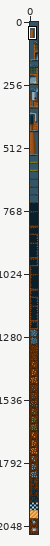
Two states of a sprite sheet, _res/tiles.png. The first picture is a wide view before the edit; the outline marks the close-up.
Close-up. Old version:
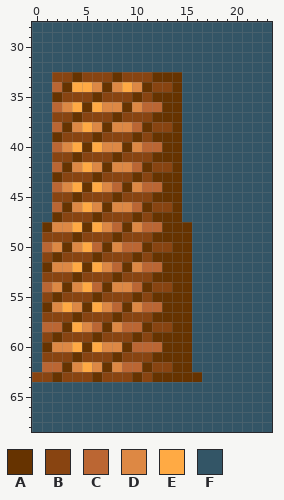
The file is 32x2080 pixels. Shown: x 0..23, y 28..68. The commit also changed other parts of the picture, which this record leaves out.
Palette (. is transparent): A #663300  B #884411  C #bb6633  D #dd8844  E #ffaa44  F #335566
New version:
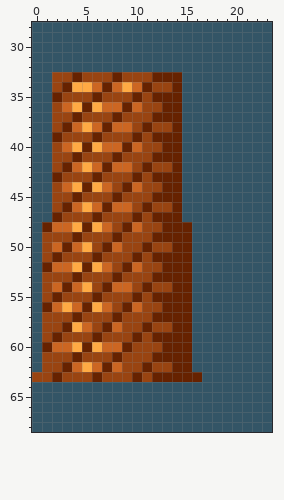
Diff:
Colour A changes from #663300 to #662200.
Colour B changes from #884411 to #994411.
Colour D changes from #dd8844 to #cc6622.
The author changed colour C to colour B in row 34 at x 2; in row 36 at x 2 and 11 to 12; in row 38 at x 2 and 10; in row 40 at x 2 and 11 to 12; in row 42 at x 2 and 10; in row 44 at x 2, 8 and 11 to 12.
The author changed colour C to colour B in row 46 at x 2 and 10; in row 48 at x 8 and 11 to 12; in row 50 at x 1, 6 and 9 to 10; in row 52 at x 8 and 11 to 12; in row 54 at x 1, 6 and 10; in row 56 at x 8 and 11 to 12.
The author changed colour C to colour B in row 58 at x 1 to 2, 6 and 9 to 10; in row 60 at x 10 to 12; in row 62 at x 1 to 2 and 9 to 10.
Pixel boxes of the changes (left, top, right, bottom) in both close-ups:
changed: (32, 72, 202, 382)
